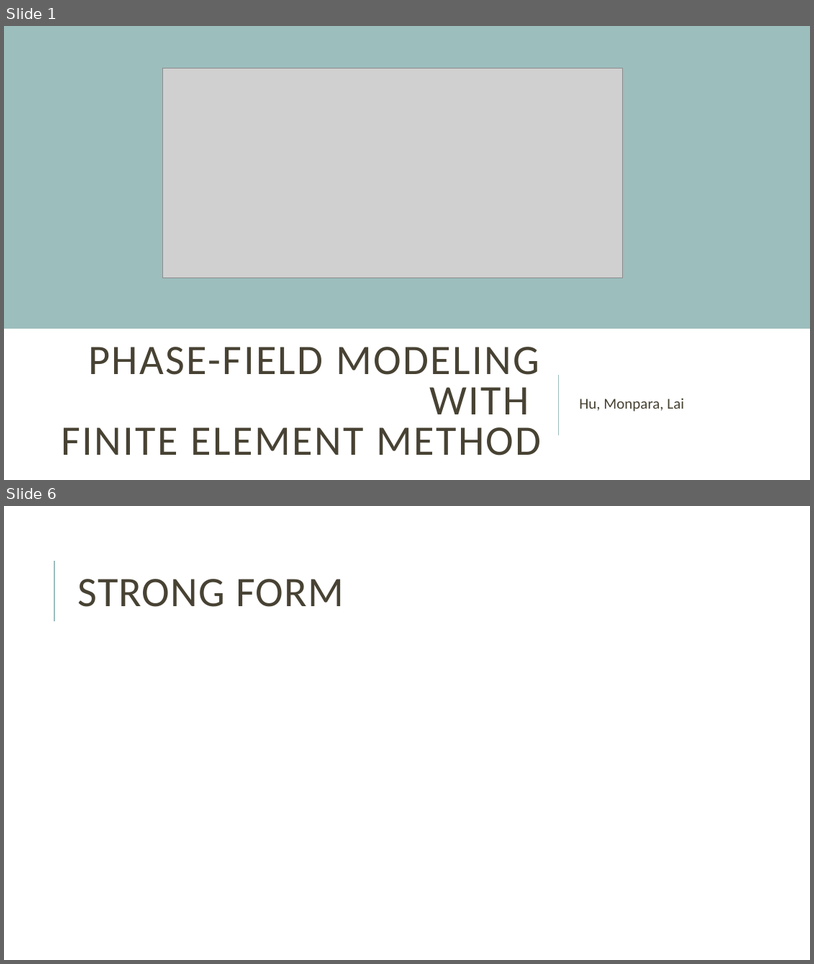
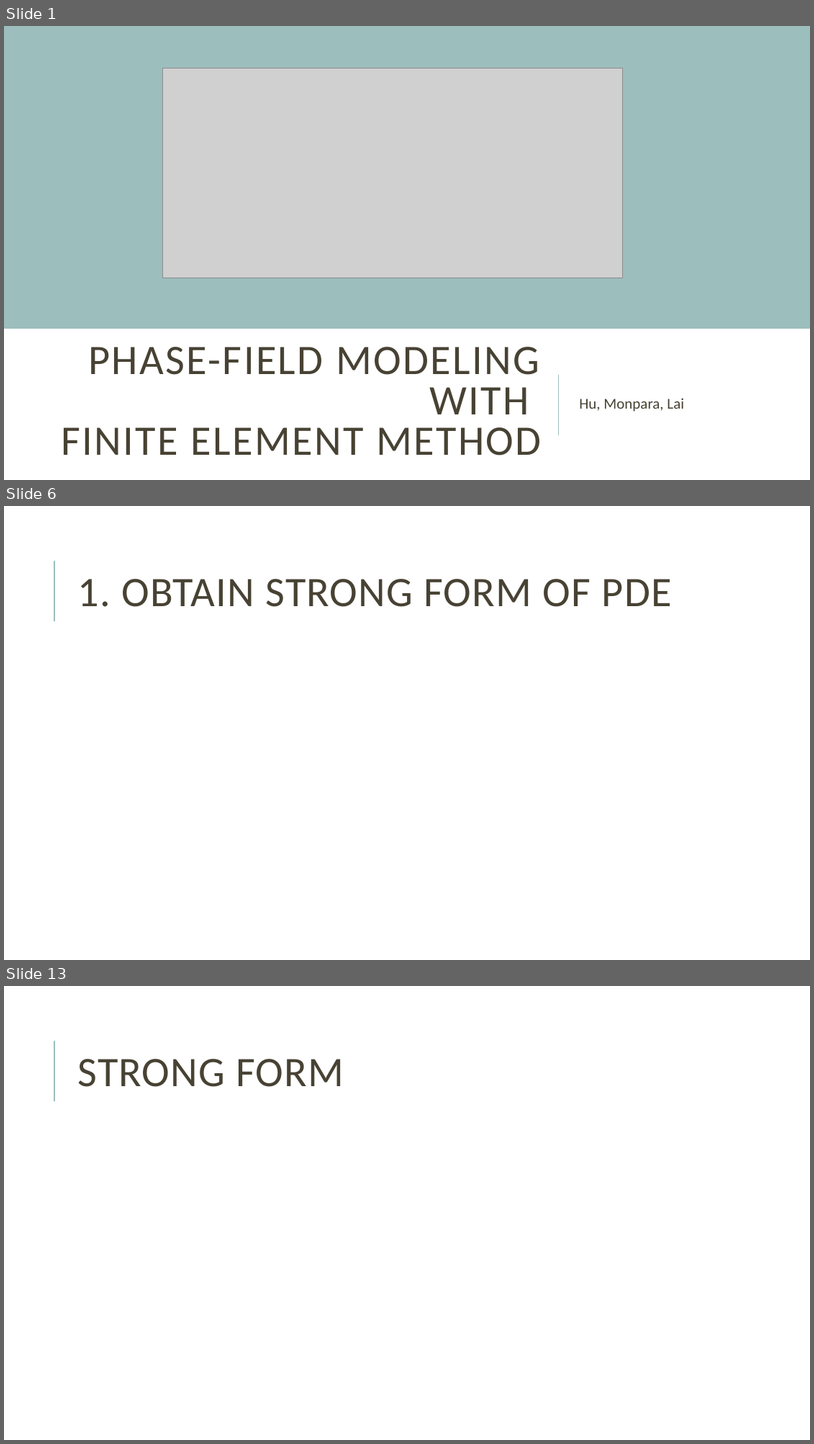
Before and after one commit to mblai35/Phase-FieldModelingFEM, a slide deck: PFMFEM.pptx. Shown one above the other, each under a label of ours: slides 1 and 6 before the commit, slides 1, 6 and 13 after it; the slides between them are not shown. The pictures are 814x964 and 814x1444 pixels, drawn with LibreOffice and Linux fonts; fonts in the diff are those of the drawing; grey boxes stand for pictures. Boxes give left, top, right and bottom in pixels: in the first picture for what was removed or moved away, otherwise in the second. Text is boxed around its words. In the diff, an @@ line names an element or a change of style, - is before the commit and + after.

```diff
--- a/PFMFEM.pptx
+++ b/PFMFEM.pptx
@@ slide 6 added at box(4, 506, 810, 960), background #FFFFFF; not listed: 1 template element that a slide beside it also shows @@
@@ title added at box(77, 579, 672, 607), 50 pt, text #474233 @@
+1. OBTAIN STRONG FORM OF PDE
@@ what was slide 6 is now slide 13 @@
```
Also in this commit, not shown: 4 slides changed, 7 other slides added, 2 other files.
